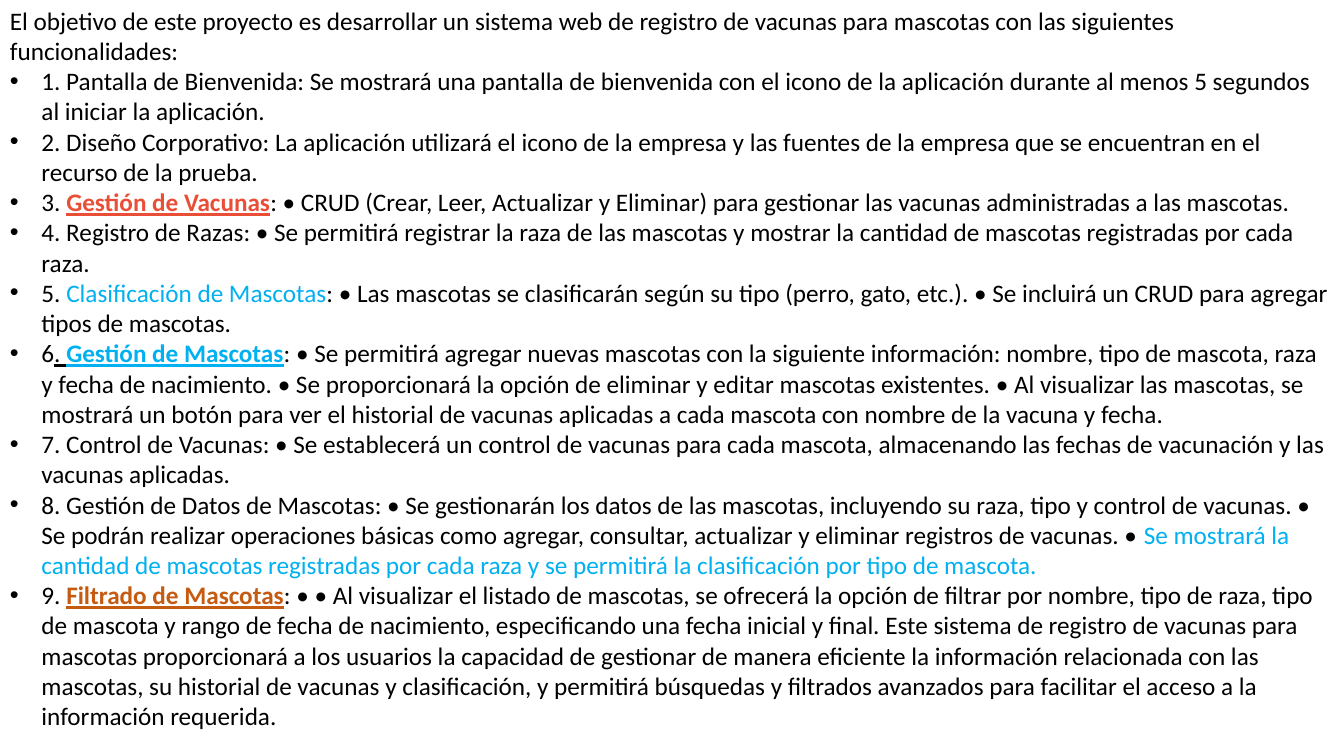
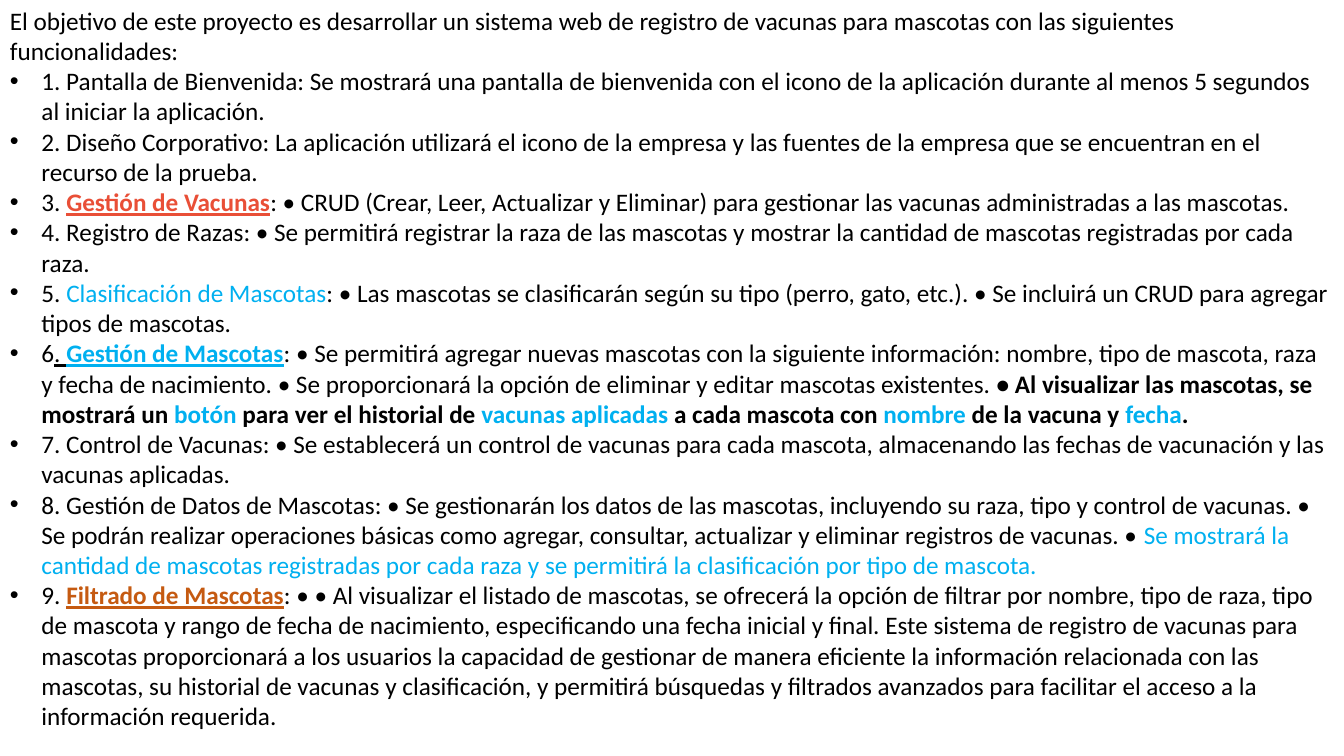
Before and after one commit to fafi-svg/App_web_vacunas, a slide deck: slide 26 of Documents_Desing/Diseños_veterinaria_vacunas.pptx (slide 13 before the commit). Drawn at 1344x756 pixels with LibreOffice and Linux fonts; fonts in the diff are those of the drawing. Boxes give left, top, right and bottom in pixels: in the first picture for what was removed or moved away, otherwise in the second. Text is boxed around its words. In the diff, an @@ line names an element or a change of style, - is before the commit and + after.

```diff
--- a/Documents_Desing/Diseños_veterinaria_vacunas.pptx
+++ b/Documents_Desing/Diseños_veterinaria_vacunas.pptx
@@ text at (x1=41, y1=344, x2=1317, y2=427): text colour #000000 to #00B0F0 in "botón vacunas aplicadas nombre fecha."; bold on in "• Al visualizar las mascotas, se mostrará ..." @@
```
Also in this commit, not shown: 3 other slides changed, 17 slides added, 3 slides removed.
